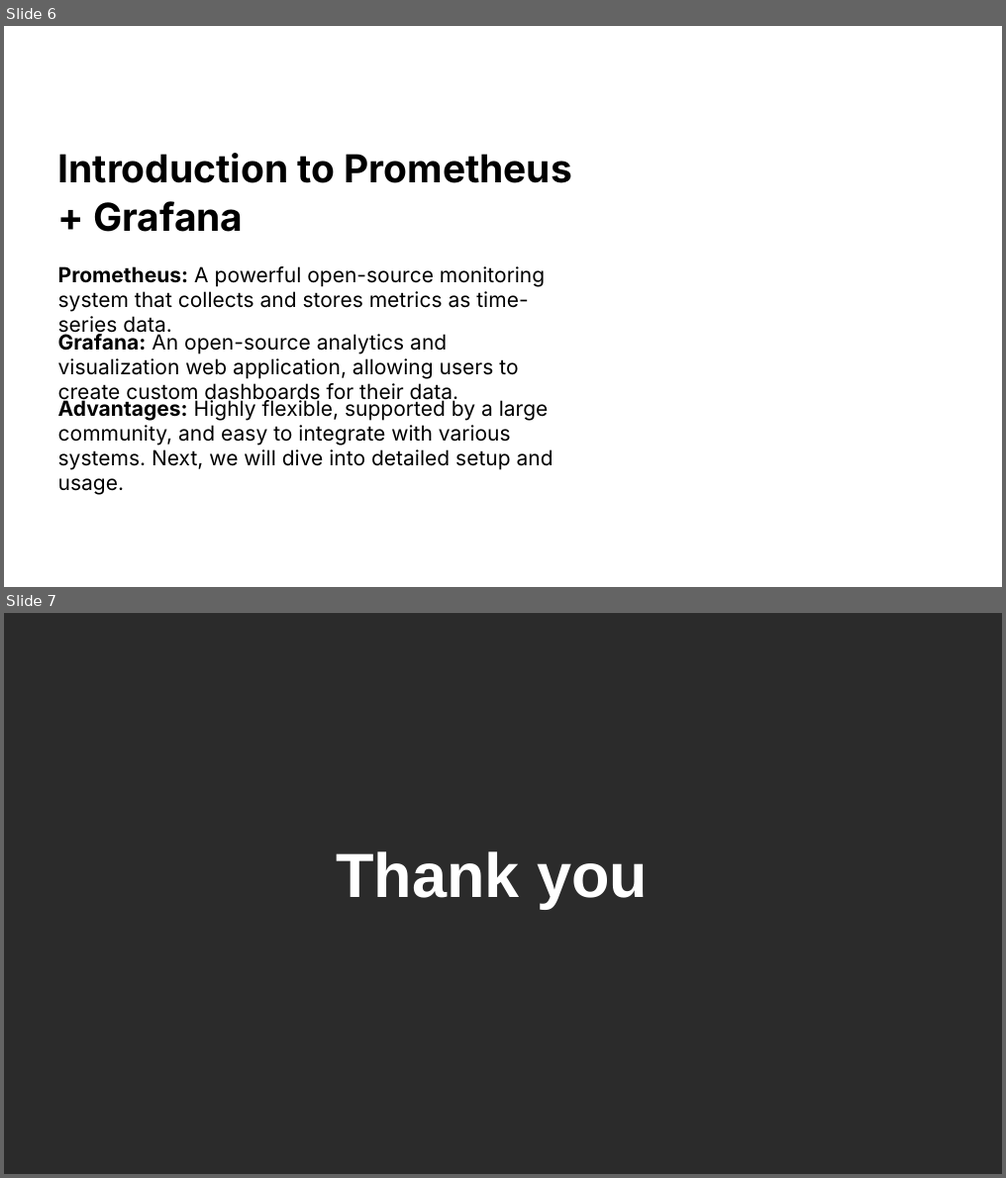
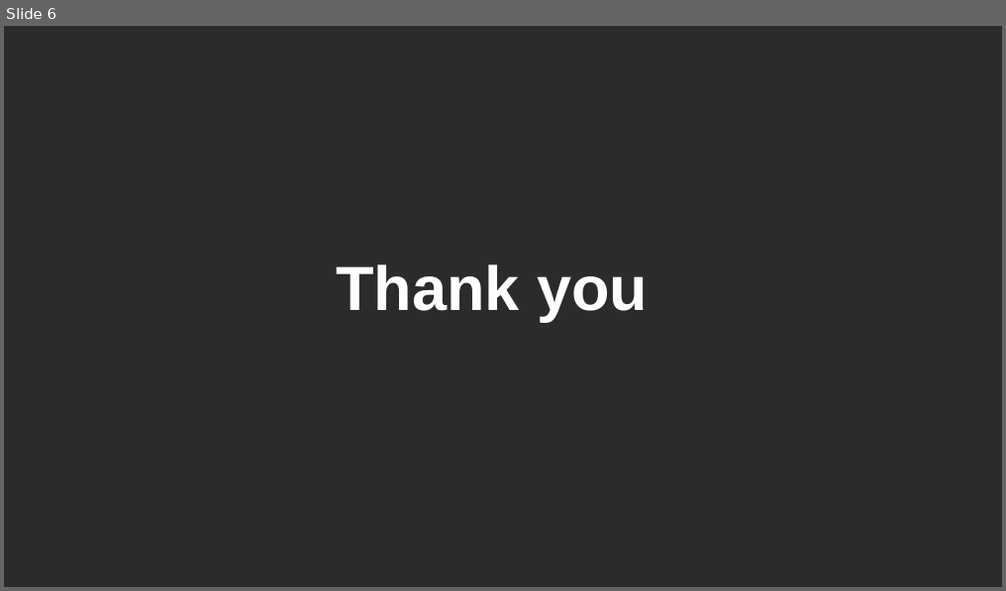
Before and after one commit to hieu15/ENTERPRISE-NETWORK-MONITORING, a slide deck: slides/DAY 02.pptx. Shown one above the other, each under a label of ours: slides 6 and 7 before the commit, slide 6 after it. The pictures are 1006x1178 and 1006x591 pixels, drawn with LibreOffice and Linux fonts; fonts in the diff are those of the drawing; background and template pictures are left out; a plain dark background stands for a picture behind light text. Boxes give left, top, right and bottom in pixels: in the first picture for what was removed or moved away, otherwise in the second. Text is boxed around its words. In the diff, an @@ line names an element or a change of style, - is before the commit and + after.

```diff
--- a/slides/DAY 02.pptx
+++ b/slides/DAY 02.pptx
@@ slide 6 removed at (4, 26, 1002, 587), background picture (left out) @@
@@ text removed at (58, 153, 572, 232) @@
-Introduction to Prometheus + Grafana
@@ text removed at (58, 267, 545, 337) @@
-Prometheus: A powerful open-source monitoring system that collects and stores metrics as time-series data.
@@ text removed at (58, 332, 518, 404) @@
-Grafana: An open-source analytics and visualization web application, allowing users to create custom dashboards for their data.
@@ text removed at (58, 399, 553, 471) @@
-Advantages: Highly flexible, supported by a large community, and easy to integrate with various systems. Next, we will dive into detailed setup and usage.
@@ what was slide 7 is now slide 6 @@
```
Also in this commit, not shown: 5 slides added, 5 other slides removed, 5 other files.
